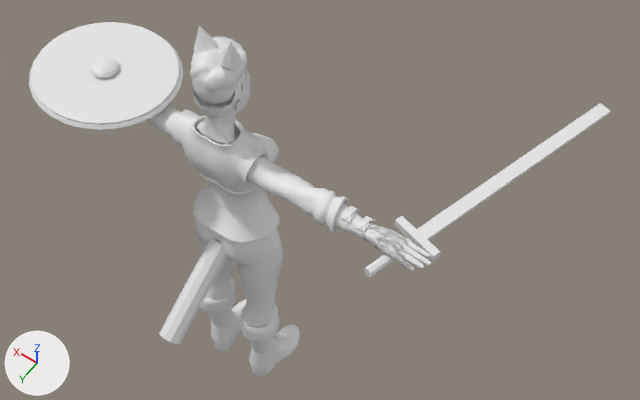
The glTF model unity/Tools~/models/heroes_hd/SB_Hero_perpetua_HD.glb: old version first, new version second.
Rendered twice from a 50 mm lens placed at (-1.44, 1.49, 3.7), pointed at (-0.19, -0.26, 0.95). The lights are fixed; the arrows at lower left show +X, +Y and +Z. The older version comes first. Vertices at exactly the same position are counted once.

In view in the first picture: 'SB_Hero_perpetua'.
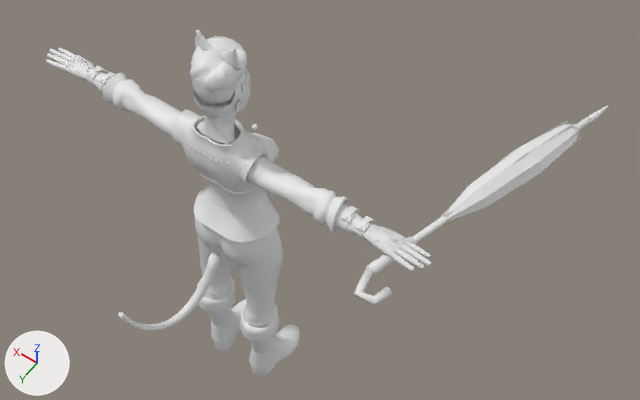
What differs and where, as boxes [x1, y1, x2, y2] in the pictures (640 x 400 px; the box of a moved part takes in the faces that stretch with it):
'SB_Hero_perpetua', reshaped
    before: [29, 22, 611, 376]
    after: [46, 30, 609, 376]
part 1 of me_face, rebuilt (51% wider, 25% shorter)
    before: [159, 238, 227, 344]
    after: [118, 252, 221, 331]
part 2 of me_face, rebuilt (6% wider)
    before: [364, 238, 412, 278]
    after: [366, 236, 417, 276]
part 3 of me_face, rebuilt
    before: [417, 103, 611, 240]
    after: [412, 105, 609, 244]
part 4 of me_face, deleted
    before: [29, 34, 183, 130]
part 5 of me_face, deleted
    before: [91, 57, 118, 78]
part 6 of me_face, moved or reshaped
    before: [31, 22, 260, 189]
    after: [47, 30, 258, 153]
part 7 of me_face, built on
    before: [353, 209, 440, 268]
    after: [342, 121, 581, 306]
part 8 of me_face, reshaped
    before: [204, 215, 228, 237]

What changed in the scene script:
```text
Change me_face:
    used by ob_sb_hero_perpetua; location = (0.0, 0.0, 0.0)
    remove me_face.from_pydata(...)  # 11688 vertices, 21684 faces; spans x -1.01..0.83, y -0.93..0.48, z -0.01..1.9
    add me_face.from_pydata(...)  # 14044 vertices, 24984 faces; spans x -0.99..0.83, y -0.94..0.58, z -0.01..1.88
    me_face part 1: the loose piece of 20 vertices spanning x -0.04..0.04, y 0.09..0.48, z 0.65..0.97 is rebuilt with 190 vertices and now spans x -0.02..0.09, y 0.14..0.58, z 0.69..0.95
    me_face part 2: the loose piece of 16 vertices spanning x -0.75..-0.66, y -0.01..0.17, z 1.37..1.41 is rebuilt with 80 vertices and now spans x -0.75..-0.67, y -0.02..0.16, z 1.37..1.41
    me_face part 3: the loose piece of 8 vertices spanning x -1.01..-0.72, y -0.93..-0.05, z 1.38..1.39 is rebuilt with 45 vertices and now spans x -0.99..-0.67, y -0.94..0.14, z 1.37..1.4
    me_face part 4: the loose piece of 140 vertices spanning x 0.23..0.8, y -0.21..0.32, z 1.47..1.49 is deleted
    me_face part 5: the loose piece of 62 vertices spanning x 0.47..0.57, y 0.01..0.11, z 1.49..1.53 is deleted
    me_face part 6: 175 vertices moved within x -0.07..0.82, y -0.11..0.09, z 1.35..1.81; 426 vertices removed from x -0.14..0.8, y -0.19..0.31, z 1.3..1.9; 958 vertices added at x -0.09..0.83, y -0.14..0.14, z 1.35..1.88
    me_face part 7: 63 vertices moved within x -0.82..-0.52, y -0.02..0.09, z 1.36..1.45; 68 vertices removed from x -0.83..-0.51, y -0.07..0.1, z 1.36..1.44; 513 vertices added at x -0.97..-0.51, y -0.78..0.26, z 1.32..1.45
    me_face part 8: 3 vertices removed from x -0.02..0.02, y 0.1..0.12, z 1.02..1.05; 1 vertex added at x 0.0, y 0.09, z 1.04
    other edits to the shape of me_face do not show in these pictures
```
